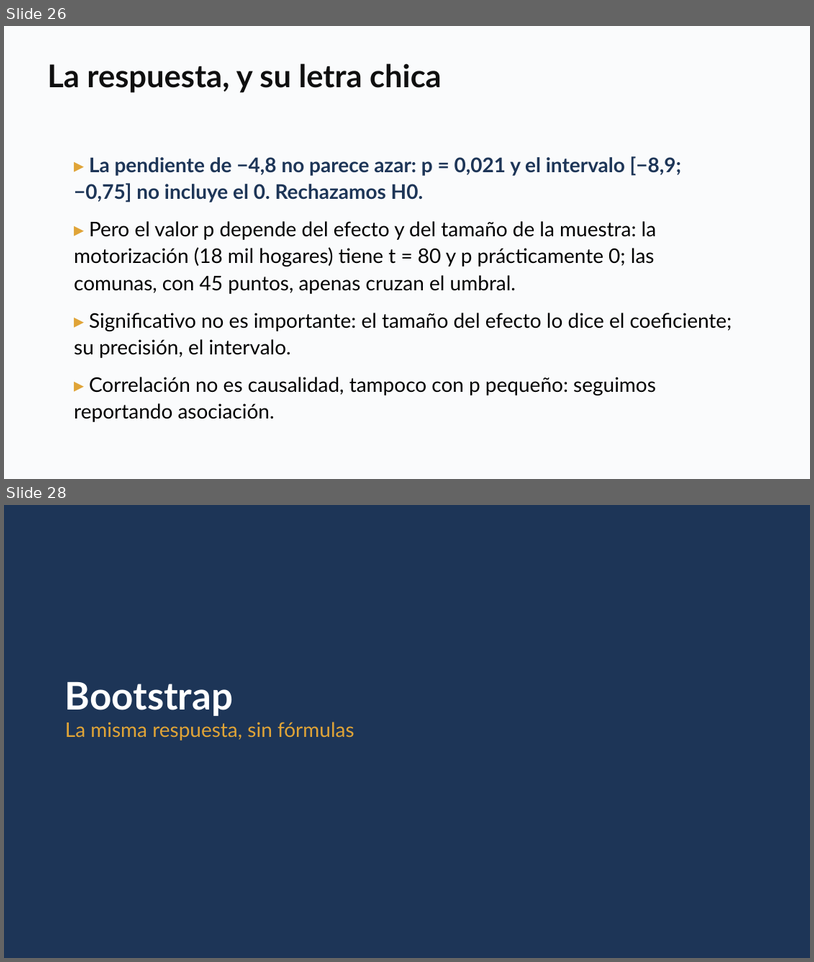
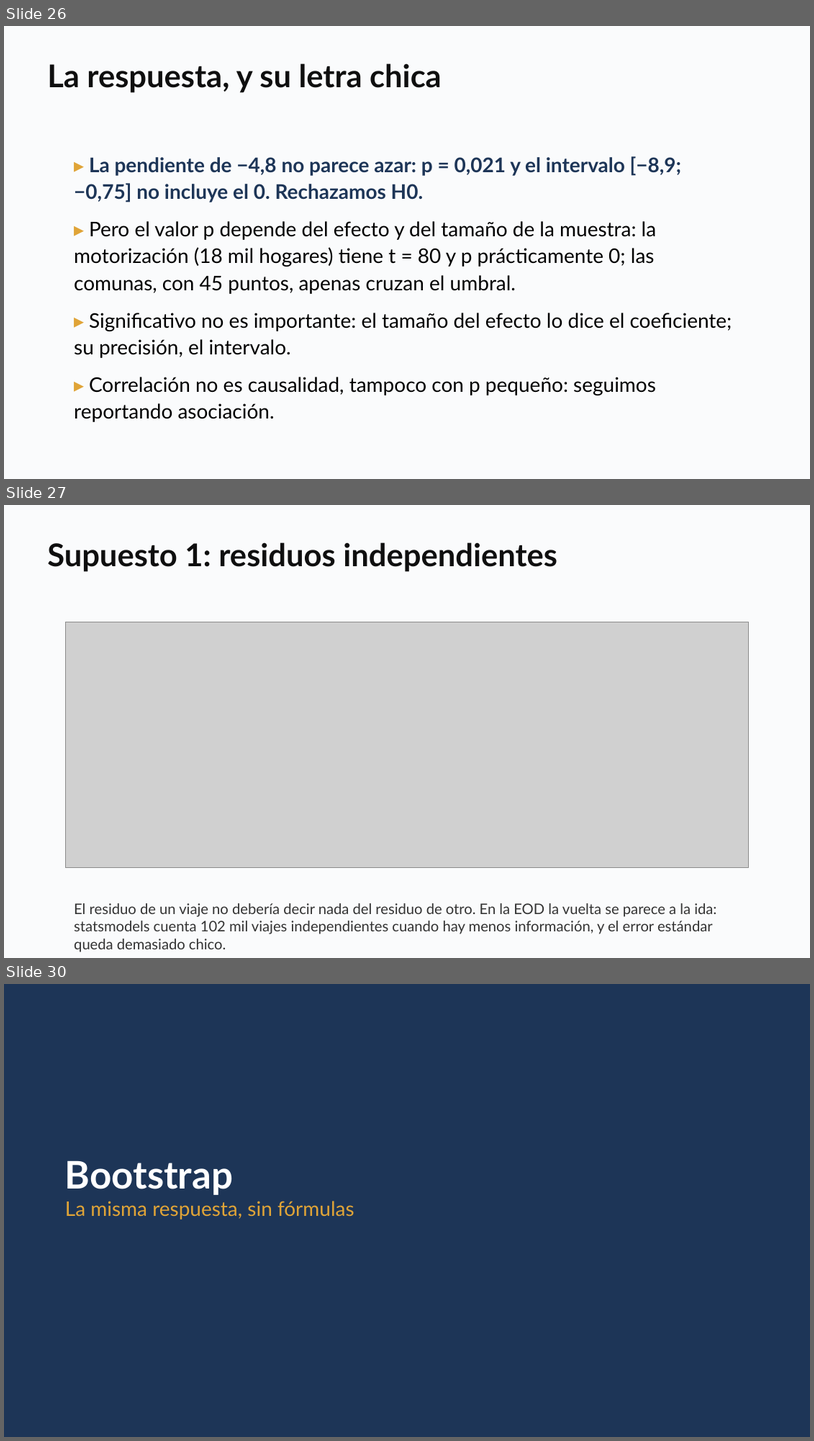
Before and after one commit to daniopitz/diplomado-cdd, a slide deck: presentaciones/clase05_probabilidad_inferencia.pptx. Shown one above the other, each under a label of ours: slides 26 and 28 before the commit, slides 26, 27 and 30 after it; the slides between them are not shown. The pictures are 814x962 and 814x1441 pixels, drawn with LibreOffice and Linux fonts; fonts in the diff are those of the drawing; grey boxes stand for pictures. Boxes give left, top, right and bottom in pixels: in the first picture for what was removed or moved away, otherwise in the second. Text is boxed around its words. In the diff, an @@ line names an element or a change of style, - is before the commit and + after.

```diff
--- a/presentaciones/clase05_probabilidad_inferencia.pptx
+++ b/presentaciones/clase05_probabilidad_inferencia.pptx
@@ slide 27 added at [4,505,810,958], background #FFFFFF @@
@@ rectangle added at [4,505,810,958], fill #FAFBFC @@
@@ text added at [47,542,558,572], 28 pt, text #0F0F0F, bold @@
+Supuesto 1: residuos independientes
@@ picture added at [65,622,748,868] @@
@@ text added at [74,903,717,934], 13 pt, text #333333 @@
+El residuo de un viaje no debería decir nada del residuo de otro. En la EOD la vuelta se parece a la ida: statsmodels cuenta 102 mil viajes independientes cuando hay menos información, y el error estándar queda demasiado chico.
@@ what was slide 28 is now slide 30 @@
```
Also in this commit, not shown: 1 slide changed, 1 other slide added, 3 other files.
